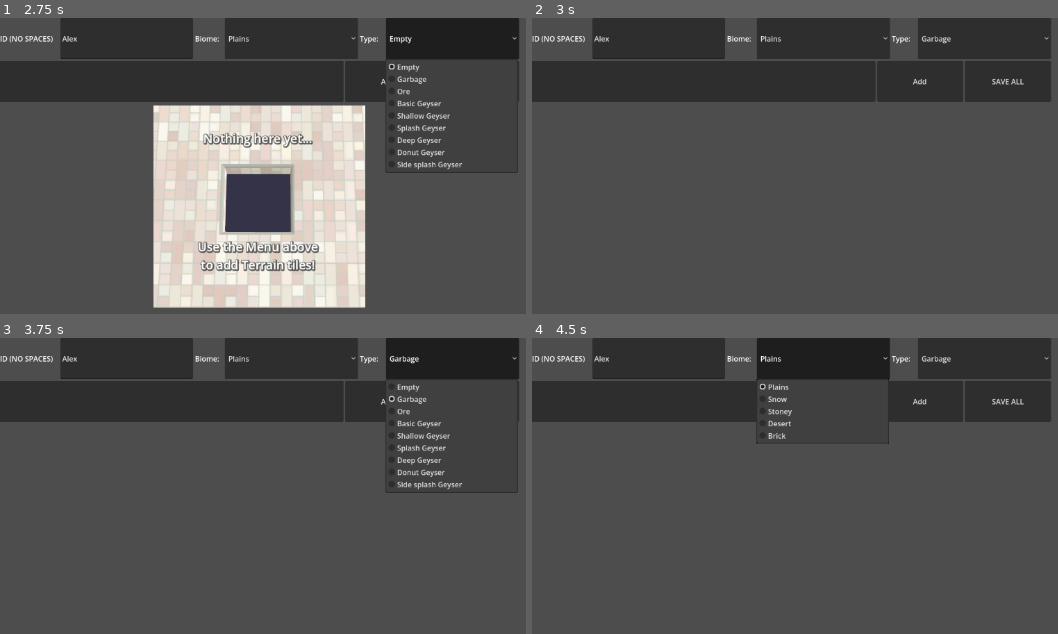
Above: before the commit, frames 1-4 (two rows, left to right).
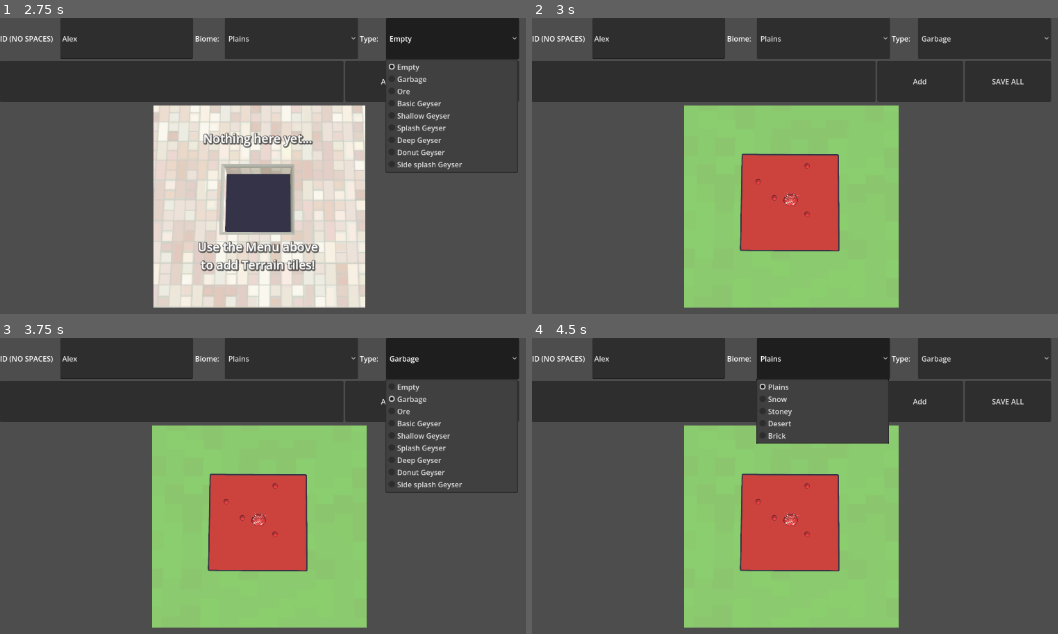
Above: after the commit, the same moments.

Repository: Ulliverus/Cubetory-Map-Editor
Game: Godot game, scene res://Scenes/terrainedit.tscn
Two runs of this game, one before a commit and one after it. Both use one fixed random seed, a clock stepped at 60 frames per second and the inputs below. This scene is started directly instead of the project's main scene.
Inputs (mouse positions are in pixels of both pictures, inside the frame that each line leads up to):
- Up to frame 1 (2.75 s): click (126, 38) at 0.52 s; type "Alex" at 0.6 s; click "Plains" at 1.25 s; click "Empty" at 2 s
- Up to frame 2 (3 s): click "Add" at 2.75 s
- Up to frame 3 (3.75 s): click "Garbage" at 3.5 s
- Up to frame 4 (4.5 s): click "Plains" at 4.25 s

Frame 1 is identical in both runs. In frame 2, 28% of the frame differs, in the area x 28-70%, y 29-98%; in frame 3, 28%; in frame 4, 26%.
Error in both runs: Invalid access to property or key 'filepath' on a base object of type 'null instance'. (res://Scripts/terrainedit.gd:94)

Commit message:
Bug fixes

Diff:
--- a/Scenes/control.tscn
+++ b/Scenes/control.tscn
@@ -130,6 +130,8 @@
 [node name="Tutorial" type="Button" parent="Instructions" unique_id=2116803599]
 layout_mode = 2
 size_flags_vertical = 3
+tooltip_text = "Unavailable :("
+disabled = true
 text = "Starter Tutorial"
 
 [node name="Discord" type="Button" parent="Instructions" unique_id=835715618]
--- a/Scenes/stampedit.tscn
+++ b/Scenes/stampedit.tscn
@@ -277,6 +277,7 @@
 offset_right = 655.66675
 offset_bottom = 411.3333
 scale = Vector2(1.6, 1.6)
+pit_cubes = true
 
 [node name="num" type="SpinBox" parent="CubeEditor" unique_id=196263250]
 layout_mode = 2
@@ -297,6 +298,7 @@
 
 [node name="packedcube" parent="pack" unique_id=566106579 instance=ExtResource("25_f28sy")]
 layout_mode = 2
+pit_cubes = true
 
 [node name="num" type="SpinBox" parent="pack" unique_id=558428735]
 layout_mode = 2
--- a/Scripts/cube_editor.gd
+++ b/Scripts/cube_editor.gd
@@ -20,6 +20,7 @@
 const RAND_2 = preload("uid://d2b6nmq4cd5x4")
 
 @export var can_random: bool = true
+@export var pit_cubes: bool = false
 signal save_cube
 var pattern: Dictionary = {"pattern": ["WHITE", "WHITE", "WHITE", "WHITE", "WHITE", "WHITE"], "stamp": ""}
 const colstr = ["WHITE", "RED", "YELLOW", "BLUE", "GREEN", "PURPLE", "ORANGE", "BROWN"]
@@ -41,6 +42,19 @@
 	random_color.disabled = !can_random
 	if !can_random:
 		instructions.text = "This cube pattern\ncannot be randomized."
+	if pit_cubes:
+		set_stamp.add_icon_item(load("res://all_icons/no_bg/nutrient.png"), "Nutrient")
+		set_stamp.add_icon_item(load("res://all_icons/no_bg/hydration.png"), "Hydration")
+		set_stamp.add_icon_item(load("res://all_icons/no_bg/construction.png"), "Construction")
+		set_stamp.add_icon_item(load("res://all_icons/no_bg/power.png"), "Thunder")
+		set_stamp.add_icon_item(load("res://all_icons/no_bg/music.png"), "Music")
+		set_stamp.add_icon_item(load("res://all_icons/no_bg/truck.png"), "Truck")
+		set_stamp.add_icon_item(load("res://all_icons/no_bg/hammer.png"), "Hammer")
+		set_stamp.add_icon_item(load("res://all_icons/no_bg/timer.png"), "Watch")
+		set_stamp.add_icon_item(load("res://all_icons/no_bg/computer.png"), "Computer")
+		set_stamp.add_icon_item(load("res://all_icons/no_bg/spicy.png"), "Spicy")
+		set_stamp.add_icon_item(load("res://all_icons/no_bg/phone.png"), "Phone")
+		set_stamp.add_icon_item(load("res://all_icons/no_bg/atomic.png"), "Atomic")
 
 func shift_color(btn: Button):
 	if random_color.button_pressed:
--- a/Scripts/packedcube.gd
+++ b/Scripts/packedcube.gd
@@ -35,6 +35,7 @@
 
 signal save_cube
 
+@export var pit_cubes: bool = false
 const colors = [Color.WHITE, Color.RED, Color.YELLOW, Color.BLUE, Color.WEB_GREEN, Color.PURPLE, Color.ORANGE, Color.SADDLE_BROWN]
 const colstr = ["WHITE", "RED", "YELLOW", "BLUE", "GREEN", "PURPLE", "ORANGE", "BROWN"]
 var btns := []
@@ -74,6 +75,103 @@
 	stamp7.item_selected.connect(set_stamp.bind(6))
 	stamp8.item_selected.connect(set_stamp.bind(7))
 	btns = [u1, u2, u3, u4, d1, d2, d3, d4, f1, f2, f3, f4, b1, b2, b3, b4, r1, r2, r3, r4, l1, l2, l3, l4]
+	if pit_cubes:
+		stamp1.add_icon_item(load("res://all_icons/no_bg/nutrient.png"), "Nutrient")
+		stamp1.add_icon_item(load("res://all_icons/no_bg/hydration.png"), "Hydration")
+		stamp1.add_icon_item(load("res://all_icons/no_bg/construction.png"), "Construction")
+		stamp1.add_icon_item(load("res://all_icons/no_bg/power.png"), "Thunder")
+		stamp1.add_icon_item(load("res://all_icons/no_bg/music.png"), "Music")
+		stamp1.add_icon_item(load("res://all_icons/no_bg/truck.png"), "Truck")
+		stamp1.add_icon_item(load("res://all_icons/no_bg/hammer.png"), "Hammer")
+		stamp1.add_icon_item(load("res://all_icons/no_bg/timer.png"), "Watch")
+		stamp1.add_icon_item(load("res://all_icons/no_bg/computer.png"), "Computer")
+		stamp1.add_icon_item(load("res://all_icons/no_bg/spicy.png"), "Spicy")
+		stamp1.add_icon_item(load("res://all_icons/no_bg/phone.png"), "Phone")
+		stamp1.add_icon_item(load("res://all_icons/no_bg/atomic.png"), "Atomic")
+		stamp2.add_icon_item(load("res://all_icons/no_bg/nutrient.png"), "Nutrient")
+		stamp2.add_icon_item(load("res://all_icons/no_bg/hydration.png"), "Hydration")
+		stamp2.add_icon_item(load("res://all_icons/no_bg/construction.png"), "Construction")
+		stamp2.add_icon_item(load("res://all_icons/no_bg/power.png"), "Thunder")
+		stamp2.add_icon_item(load("res://all_icons/no_bg/music.png"), "Music")
+		stamp2.add_icon_item(load("res://all_icons/no_bg/truck.png"), "Truck")
+		stamp2.add_icon_item(load("res://all_icons/no_bg/hammer.png"), "Hammer")
+		stamp2.add_icon_item(load("res://all_icons/no_bg/timer.png"), "Watch")
+		stamp2.add_icon_item(load("res://all_icons/no_bg/computer.png"), "Computer")
+		stamp2.add_icon_item(load("res://all_icons/no_bg/spicy.png"), "Spicy")
+		stamp2.add_icon_item(load("res://all_icons/no_bg/phone.png"), "Phone")
+		stamp2.add_icon_item(load("res://all_icons/no_bg/atomic.png"), "Atomic")
+		stamp3.add_icon_item(load("res://all_icons/no_bg/nutrient.png"), "Nutrient")
+		stamp3.add_icon_item(load("res://all_icons/no_bg/hydration.png"), "Hydration")
+		stamp3.add_icon_item(load("res://all_icons/no_bg/construction.png"), "Construction")
+		stamp3.add_icon_item(load("res://all_icons/no_bg/power.png"), "Thunder")
+		stamp3.add_icon_item(load("res://all_icons/no_bg/music.png"), "Music")
+		stamp3.add_icon_item(load("res://all_icons/no_bg/truck.png"), "Truck")
+		stamp3.add_icon_item(load("res://all_icons/no_bg/hammer.png"), "Hammer")
+		stamp3.add_icon_item(load("res://all_icons/no_bg/timer.png"), "Watch")
+		stamp3.add_icon_item(load("res://all_icons/no_bg/computer.png"), "Computer")
+		stamp3.add_icon_item(load("res://all_icons/no_bg/spicy.png"), "Spicy")
+		stamp3.add_icon_item(load("res://all_icons/no_bg/phone.png"), "Phone")
+		stamp3.add_icon_item(load("res://all_icons/no_bg/atomic.png"), "Atomic")
+		stamp4.add_icon_item(load("res://all_icons/no_bg/nutrient.png"), "Nutrient")
+		stamp4.add_icon_item(load("res://all_icons/no_bg/hydration.png"), "Hydration")
+		stamp4.add_icon_item(load("res://all_icons/no_bg/construction.png"), "Construction")
+		stamp4.add_icon_item(load("res://all_icons/no_bg/power.png"), "Thunder")
+		stamp4.add_icon_item(load("res://all_icons/no_bg/music.png"), "Music")
+		stamp4.add_icon_item(load("res://all_icons/no_bg/truck.png"), "Truck")
+		stamp4.add_icon_item(load("res://all_icons/no_bg/hammer.png"), "Hammer")
+		stamp4.add_icon_item(load("res://all_icons/no_bg/timer.png"), "Watch")
+		stamp4.add_icon_item(load("res://all_icons/no_bg/computer.png"), "Computer")
+		stamp4.add_icon_item(load("res://all_icons/no_bg/spicy.png"), "Spicy")
+		stamp4.add_icon_item(load("res://all_icons/no_bg/phone.png"), "Phone")
+		stamp4.add_icon_item(load("res://all_icons/no_bg/atomic.png"), "Atomic")
+		stamp5.add_icon_item(load("res://all_icons/no_bg/nutrient.png"), "Nutrient")
+		stamp5.add_icon_item(load("res://all_icons/no_bg/hydration.png"), "Hydration")
+		stamp5.add_icon_item(load("res://all_icons/no_bg/construction.png"), "Construction")
+		stamp5.add_icon_item(load("res://all_icons/no_bg/power.png"), "Thunder")
+		stamp5.add_icon_item(load("res://all_icons/no_bg/music.png"), "Music")
+		stamp5.add_icon_item(load("res://all_icons/no_bg/truck.png"), "Truck")
+		stamp5.add_icon_item(load("res://all_icons/no_bg/hammer.png"), "Hammer")
+		stamp5.add_icon_item(load("res://all_icons/no_bg/timer.png"), "Watch")
+		stamp5.add_icon_item(load("res://all_icons/no_bg/computer.png"), "Computer")
+		stamp5.add_icon_item(load("res://all_icons/no_bg/spicy.png"), "Spicy")
+		stamp5.add_icon_item(load("res://all_icons/no_bg/phone.png"), "Phone")
+		stamp5.add_icon_item(load("res://all_icons/no_bg/atomic.png"), "Atomic")
+		stamp6.add_icon_item(load("res://all_icons/no_bg/nutrient.png"), "Nutrient")
+		stamp6.add_icon_item(load("res://all_icons/no_bg/hydration.png"), "Hydration")
+		stamp6.add_icon_item(load("res://all_icons/no_bg/construction.png"), "Construction")
+		stamp6.add_icon_item(load("res://all_icons/no_bg/power.png"), "Thunder")
+		stamp6.add_icon_item(load("res://all_icons/no_bg/music.png"), "Music")
+		stamp6.add_icon_item(load("res://all_icons/no_bg/truck.png"), "Truck")
+		stamp6.add_icon_item(load("res://all_icons/no_bg/hammer.png"), "Hammer")
+		stamp6.add_icon_item(load("res://all_icons/no_bg/timer.png"), "Watch")
+		stamp6.add_icon_item(load("res://all_icons/no_bg/computer.png"), "Computer")
+		stamp6.add_icon_item(load("res://all_icons/no_bg/spicy.png"), "Spicy")
+		stamp6.add_icon_item(load("res://all_icons/no_bg/phone.png"), "Phone")
+		stamp6.add_icon_item(load("res://all_icons/no_bg/atomic.png"), "Atomic")
+		stamp7.add_icon_item(load("res://all_icons/no_bg/nutrient.png"), "Nutrient")
+		stamp7.add_icon_item(load("res://all_icons/no_bg/hydration.png"), "Hydration")
+		stamp7.add_icon_item(load("res://all_icons/no_bg/construction.png"), "Construction")
+		stamp7.add_icon_item(load("res://all_icons/no_bg/power.png"), "Thunder")
+		stamp7.add_icon_item(load("res://all_icons/no_bg/music.png"), "Music")
+		stamp7.add_icon_item(load("res://all_icons/no_bg/truck.png"), "Truck")
+		stamp7.add_icon_item(load("res://all_icons/no_bg/hammer.png"), "Hammer")
+		stamp7.add_icon_item(load("res://all_icons/no_bg/timer.png"), "Watch")
+		stamp7.add_icon_item(load("res://all_icons/no_bg/computer.png"), "Computer")
+		stamp7.add_icon_item(load("res://all_icons/no_bg/spicy.png"), "Spicy")
+		stamp7.add_icon_item(load("res://all_icons/no_bg/phone.png"), "Phone")
+		stamp7.add_icon_item(load("res://all_icons/no_bg/atomic.png"), "Atomic")
+		stamp8.add_icon_item(load("res://all_icons/no_bg/nutrient.png"), "Nutrient")
+		stamp8.add_icon_item(load("res://all_icons/no_bg/hydration.png"), "Hydration")
+		stamp8.add_icon_item(load("res://all_icons/no_bg/construction.png"), "Construction")
+		stamp8.add_icon_item(load("res://all_icons/no_bg/power.png"), "Thunder")
+		stamp8.add_icon_item(load("res://all_icons/no_bg/music.png"), "Music")
+		stamp8.add_icon_item(load("res://all_icons/no_bg/truck.png"), "Truck")
+		stamp8.add_icon_item(load("res://all_icons/no_bg/hammer.png"), "Hammer")
+		stamp8.add_icon_item(load("res://all_icons/no_bg/timer.png"), "Watch")
+		stamp8.add_icon_item(load("res://all_icons/no_bg/computer.png"), "Computer")
+		stamp8.add_icon_item(load("res://all_icons/no_bg/spicy.png"), "Spicy")
+		stamp8.add_icon_item(load("res://all_icons/no_bg/phone.png"), "Phone")
+		stamp8.add_icon_item(load("res://all_icons/no_bg/atomic.png"), "Atomic")
 
 func shift_color(btn: Button):
 	if btn.get_child(0).get_meta("color") != 7:
--- a/Scripts/terrainedit.gd
+++ b/Scripts/terrainedit.gd
@@ -18,7 +18,7 @@
 @onready var list: ItemList = $Btns/List
 
 var terrain: Dictionary = {}
-var geysertype: String
+var geysertype: String = "Basic"
 const geyserstr = {3: "Basic", 4: "Shallow", 5: "Splash", 6: "Deep", 7: "Donut", 8: "SideSplash"}
 
 enum Feature {
--- a/Scripts/upgradeedit.gd
+++ b/Scripts/upgradeedit.gd
@@ -36,18 +36,26 @@
 		start_unlock.text = arr_to_str(JSON.parse_string(FileAccess.open(main.filepath+"/upgrades.json", FileAccess.READ).get_as_text())["start_unlocked"])
 
 func add_upgrade_tier():
-	tiers.add_child(HBoxContainer.new())
-	tiers.get_child(tiers.get_child_count()-1).size_flags_vertical = 3 #sets container sizing to fill and expand
-	for i in tiers.get_child(0).get_child_count():
-		tiers.get_child(-1).add_child(UGEditBtn.new())
-		tiers.get_child(-1).get_child(-1).init(Vector2i(tiers.get_child(-1).get_child_count()-1, tiers.get_child_count()-1))
+	if tiers.get_child_count() < 12:
+		tiers.add_child(HBoxContainer.new())
+		tiers.get_child(tiers.get_child_count()-1).size_flags_vertical = 3 #sets container sizing to fill and expand
+		for i in edit_tier_cost.get_child_count():
+			tiers.get_child(-1).add_child(UGEditBtn.new())
+			tiers.get_child(-1).get_child(-1).init(Vector2i(tiers.get_child(-1).get_child_count()-1, tiers.get_child_count()-1))
+	else:
+		add_tier.disabled = true
+		add_tier.text = "Max tier count reached"
 
 func add_upgrade_row():
-	edit_tier_cost.add_child(LineEdit.new())
-	edit_tier_cost.get_child(edit_tier_cost.get_child_count()-1).size_flags_horizontal = 3
-	for i in tiers.get_child_count():
-		tiers.get_child(i).add_child(UGEditBtn.new())
-		tiers.get_child(i).get_child(-1).init(Vector2i(tiers.get_child(i).get_child_count()-1, i))
+	if edit_tier_cost.get_child_count() < 10:
+		edit_tier_cost.add_child(LineEdit.new())
+		edit_tier_cost.get_child(edit_tier_cost.get_child_count()-1).size_flags_horizontal = 3
+		for i in tiers.get_child_count():
+			tiers.get_child(i).add_child(UGEditBtn.new())
+			tiers.get_child(i).get_child(-1).init(Vector2i(tiers.get_child(i).get_child_count()-1, i))
+	else:
+		add_row.disabled = true
+		add_row.text = "Max row count reached"
 
 func open_ug_config(pos: Vector2i):
 	upgrade_menu.show()
@@ -114,7 +122,7 @@
 		return {}
 	for row in arr:
 		for ug in row:
-			out.get_or_add(str(Vector2i(x,y)), ug)
+			out.get_or_add(Vector2i(x,y), ug)
 			x+=1
 		y+=1
 	return out
Not shown, changed: cubetory map editor.pck
Not shown, added: cubetory map editor_new.pck
